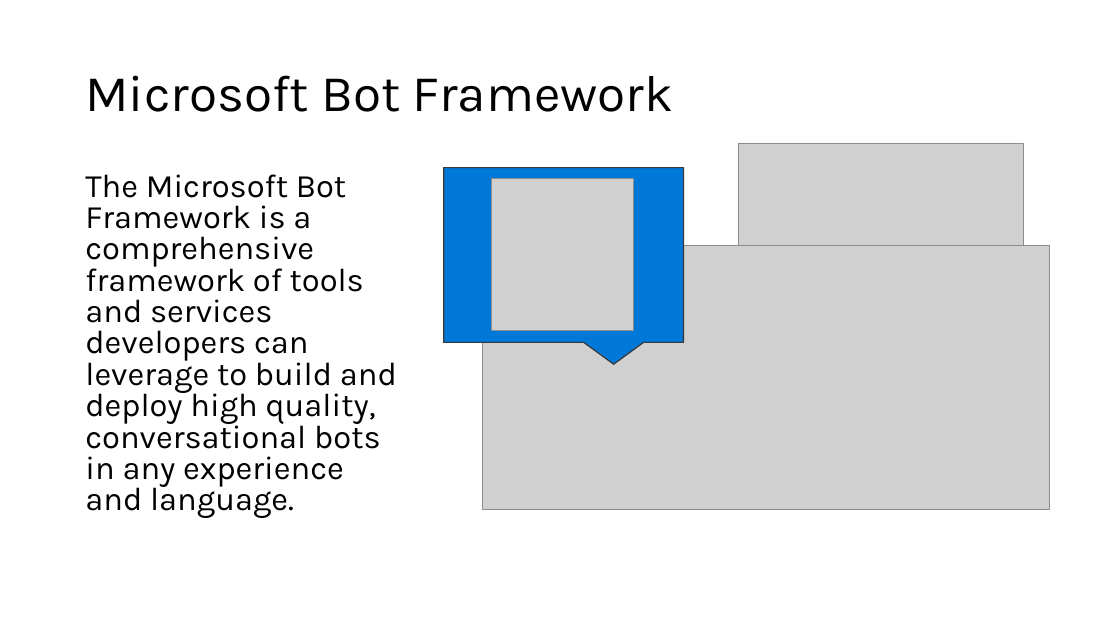
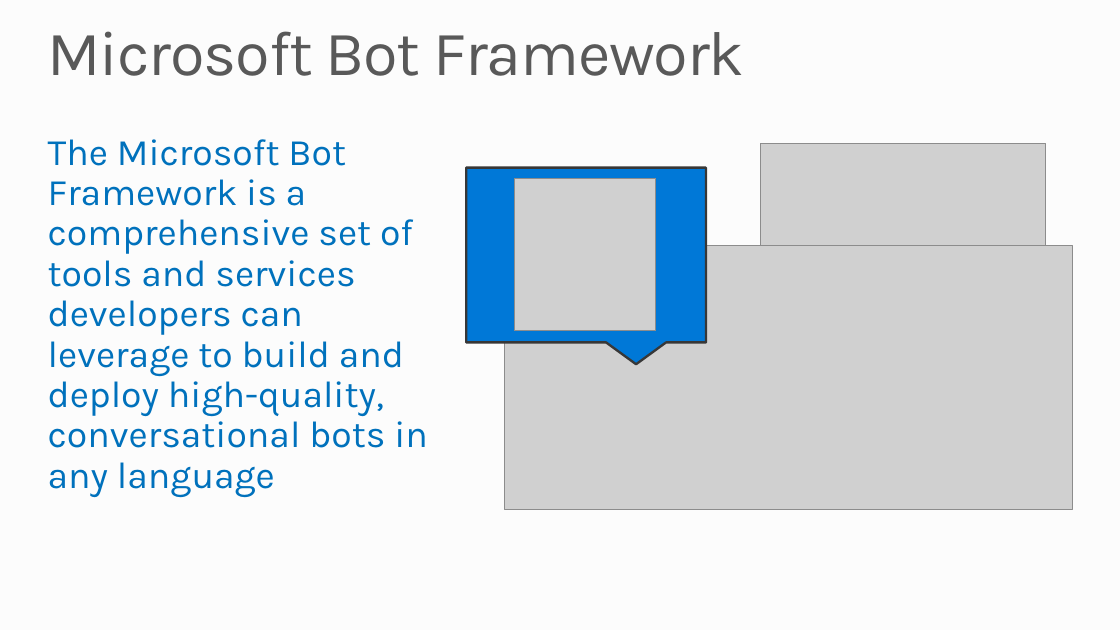
Before and after one commit to MSRConnections/Azure-training-course, a slide deck: slide 2 of Content/Bots (Draft)/Microsoft Bot Framework.pptx. Drawn at 1120x630 pixels with LibreOffice and Linux fonts; fonts in the diff are those of the drawing; grey boxes stand for pictures; background and template pictures are left out. Boxes give left, top, right and bottom in pixels: in the first picture for what was removed or moved away, otherwise in the second. Text is boxed around its words. In the diff, an @@ line names an element or a change of style, - is before the commit and + after.

Commit message:
Updated Bots slides

```diff
--- a/Content/Bots (Draft)/Microsoft Bot Framework.pptx
+++ b/Content/Bots (Draft)/Microsoft Bot Framework.pptx
@@ background #FFFFFF to #FCFCFC @@
@@ title "Microsoft Bot Framework": place and size @@
-title "Microsoft Bot Framework" at bbox=[85, 75, 674, 112]
+title "Microsoft Bot Framework" at bbox=[48, 31, 744, 76]
@@ title "Microsoft Bot Framework" at bbox=[48, 31, 744, 76]: size 44 to 54 pt, text colour #000000 to #595959, letter spacing 0 to -1 pt; vertical alignment middle to top @@
@@ text at bbox=[48, 139, 428, 498]: text changed; size 28 to 32 pt; text colour #000000 to #0071BC @@
-The Microsoft Bot Framework is a comprehensive framework of tools and services developers can leverage to build and deploy high quality, conversational bots in any experience and language.
+The Microsoft Bot Framework is a comprehensive set of tools and services developers can leverage to build and deploy high-quality, conversational bots in any language
@@ 2 pictures, 1 speech box: place and size @@
-2 pictures, 1 speech box at bbox=[444, 143, 1023, 343]
+2 pictures, 1 speech box at bbox=[466, 143, 1046, 343]
@@ speech box at bbox=[466, 168, 706, 343]: outline #3B3838 1 pt to #373737 2 pt @@
@@ picture: place and size @@
-picture at bbox=[482, 246, 1050, 510]
+picture at bbox=[505, 246, 1073, 510]
```
Also in this commit, not shown: 14 other slides changed.
